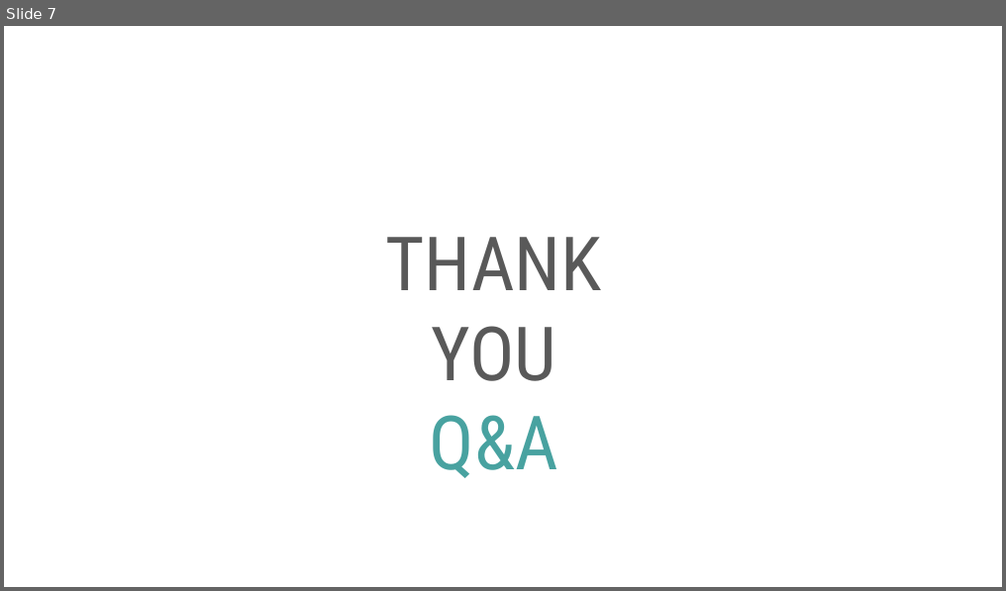
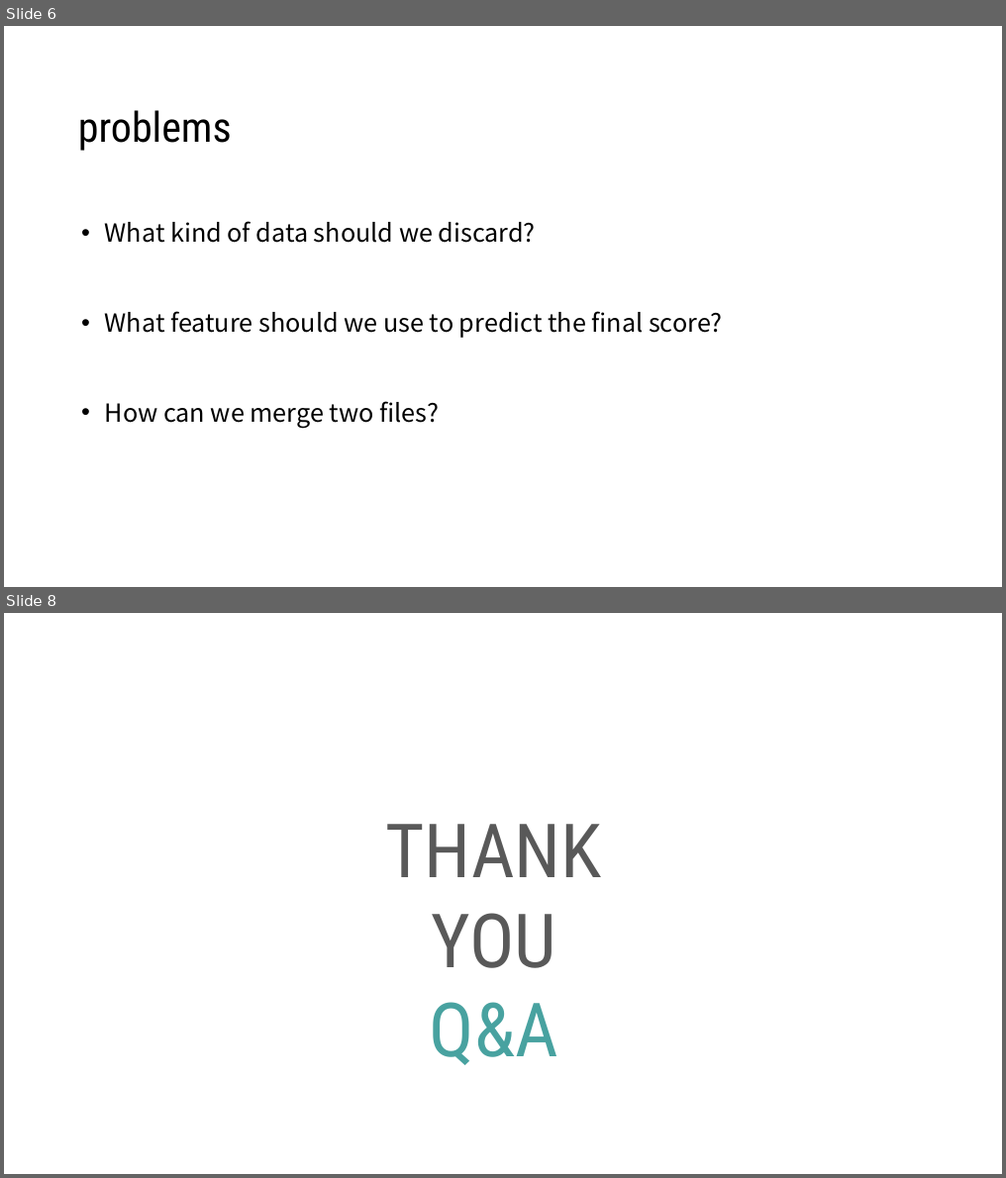
Before and after one commit to thomasabrina/ML_analyze_student_activities, a slide deck: Slides/T20.pptx. Shown one above the other, each under a label of ours: slide 7 before the commit, slides 6 and 8 after it; the slides between them are not shown. The pictures are 1006x591 and 1006x1178 pixels, drawn with LibreOffice and Linux fonts; fonts in the diff are those of the drawing; background and template pictures are left out. Boxes give left, top, right and bottom in pixels: in the first picture for what was removed or moved away, otherwise in the second. Text is boxed around its words. In the diff, an @@ line names an element or a change of style, - is before the commit and + after.

```diff
--- a/Slides/T20.pptx
+++ b/Slides/T20.pptx
@@ slide 6 added at (4,26,1002,587), background picture (left out) @@
@@ text added at (78,110,232,151), 40 pt, text #000000 @@
+problems
@@ text added at (105,221,723,429), 24 pt, text #000000 @@
+• What kind of data should we discard?
+• What feature should we use to predict the final score?
+• How can we merge two files?
@@ what was slide 7 is now slide 8 @@
```
Also in this commit, not shown: 6 slides changed.
